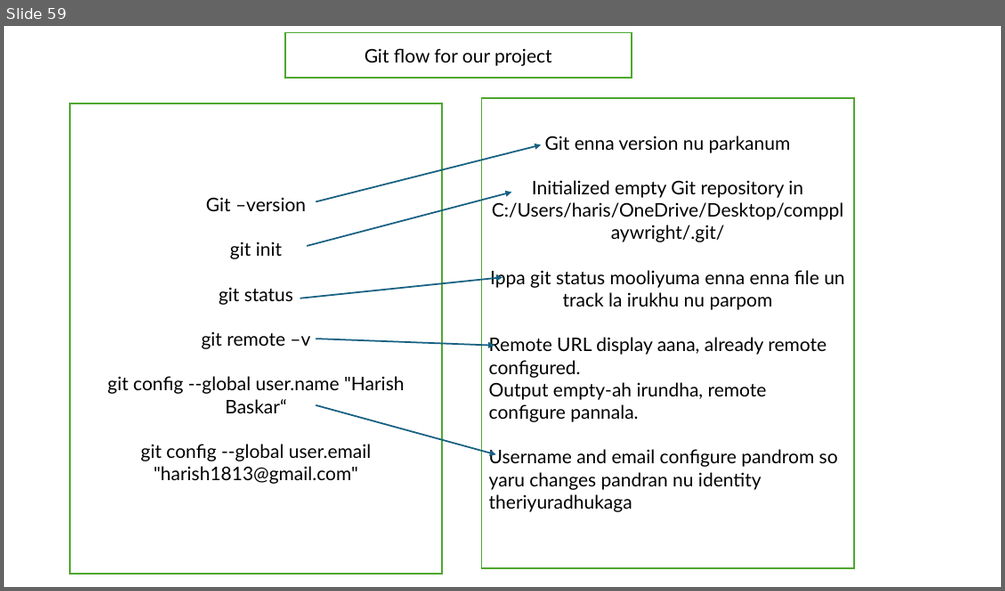
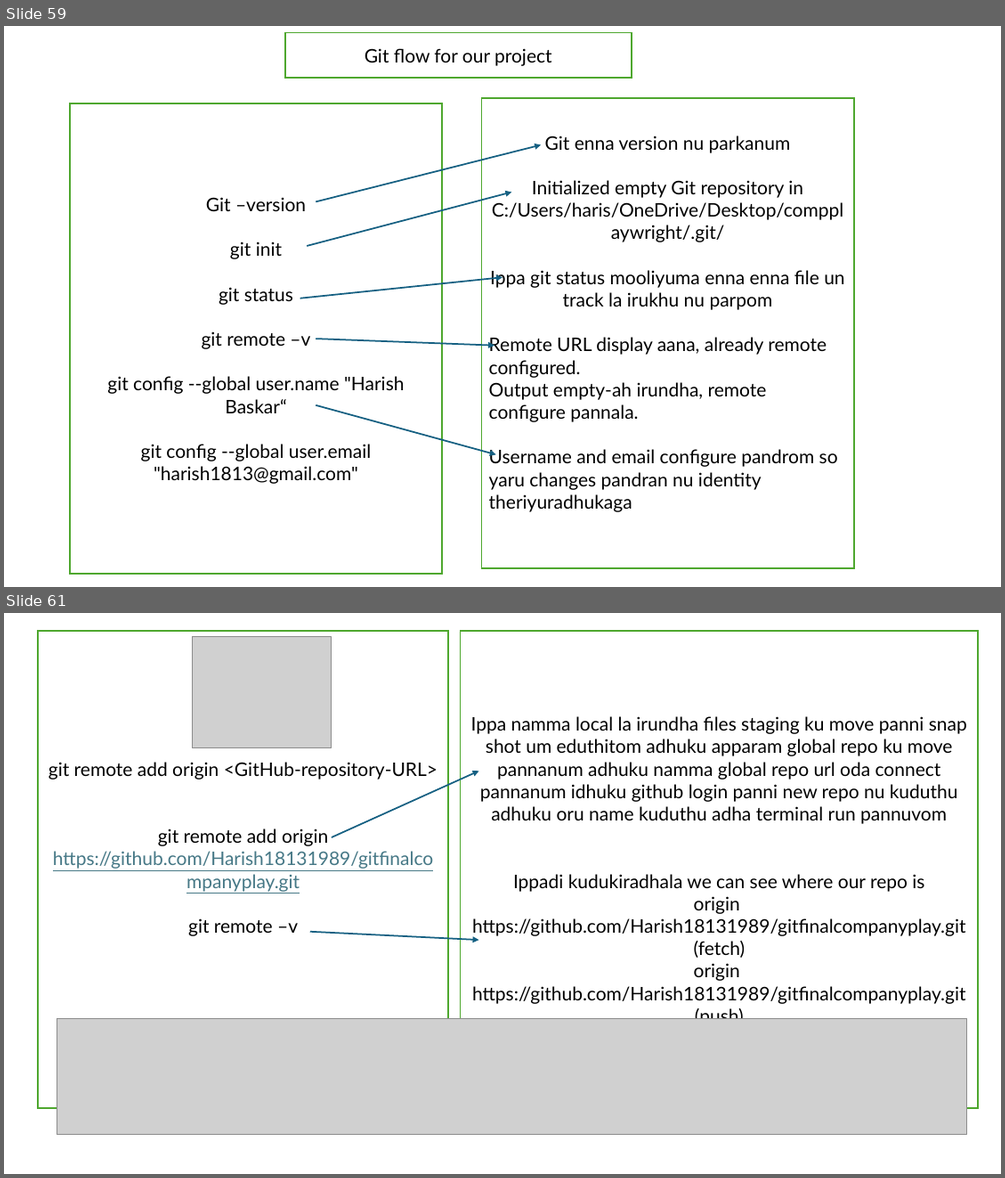
Before and after one commit to Harish18131989/gitfinalcompanyplay, a slide deck: Playwright & API.pptx. Shown one above the other, each under a label of ours: slide 59 before the commit, slides 59 and 61 after it; the slides between them are not shown. The pictures are 1005x591 and 1005x1178 pixels, drawn with LibreOffice and Linux fonts; fonts in the diff are those of the drawing; grey boxes stand for pictures. Boxes give left, top, right and bottom in pixels: in the first picture for what was removed or moved away, otherwise in the second. Text is boxed around its words. In the diff, an @@ line names an element or a change of style, - is before the commit and + after.

```diff
--- a/Playwright & API.pptx
+++ b/Playwright & API.pptx
@@ slide 61 added at [4,613,1001,1174], background #FFFFFF @@
@@ rectangle added at [38,631,448,1108], fill #FFFFFF, outline #4EA72E 1.5 pt, 18 pt, text #000000 @@
+git remote add origin <GitHub-repository-URL>
+git remote add origin https://github.com/Harish18131989/gitfinalcompanyplay.git
+git remote –v
@@ picture added at [193,637,332,748] @@
@@ rectangle added at [461,631,979,1108], fill #FFFFFF, outline #4EA72E 1.5 pt, 18 pt, text #000000 @@
+Ippa namma local la irundha files staging ku move panni snap shot um eduthitom adhuku apparam global repo ku move pannanum adhuku namma global repo url oda connect pannanum idhuku github login panni new repo nu kuduthu adhuku oru name kuduthu adha terminal run pannuvom
+Ippadi kudukiradhala we can see where our repo is
+origin https://github.com/Harish18131989/gitfinalcompanyplay.git (fetch)
+origin https://github.com/Harish18131989/gitfinalcompanyplay.git (push)
@@ arrow added from (332, 837) to (479, 771), #156082 1.5 pt @@
@@ arrow added from (310, 932) to (479, 940), #156082 1.5 pt @@
@@ picture added at [57,1018,967,1135] @@
```
Also in this commit, not shown: 1 slide changed, 2 other slides added.
